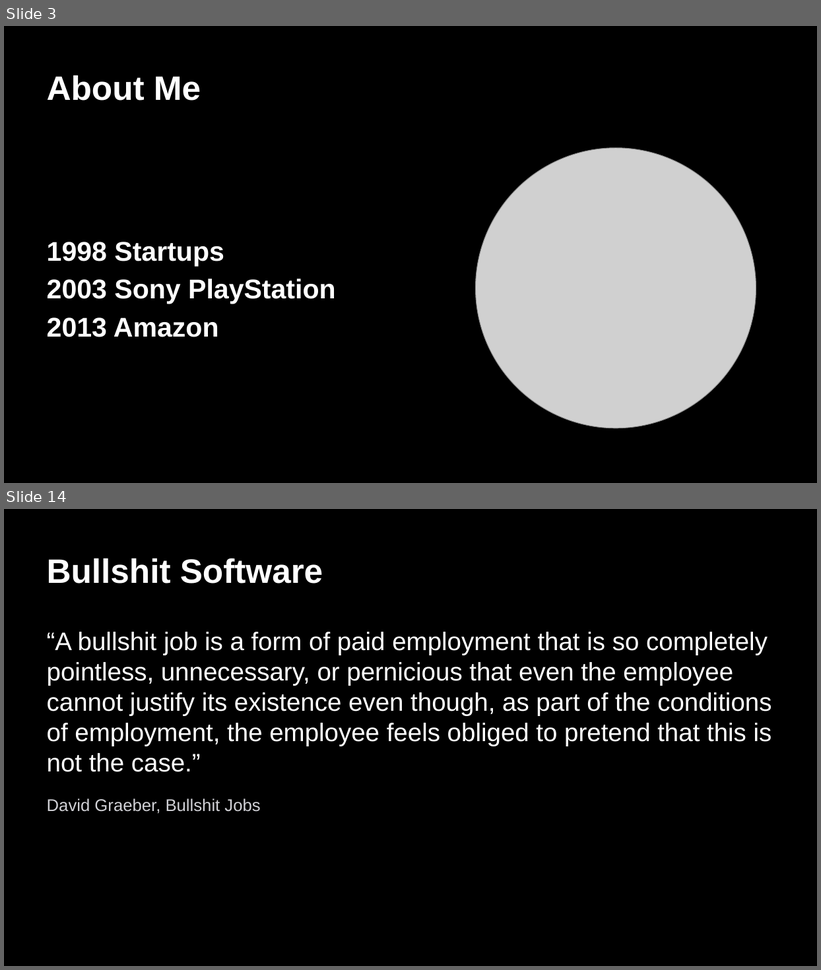
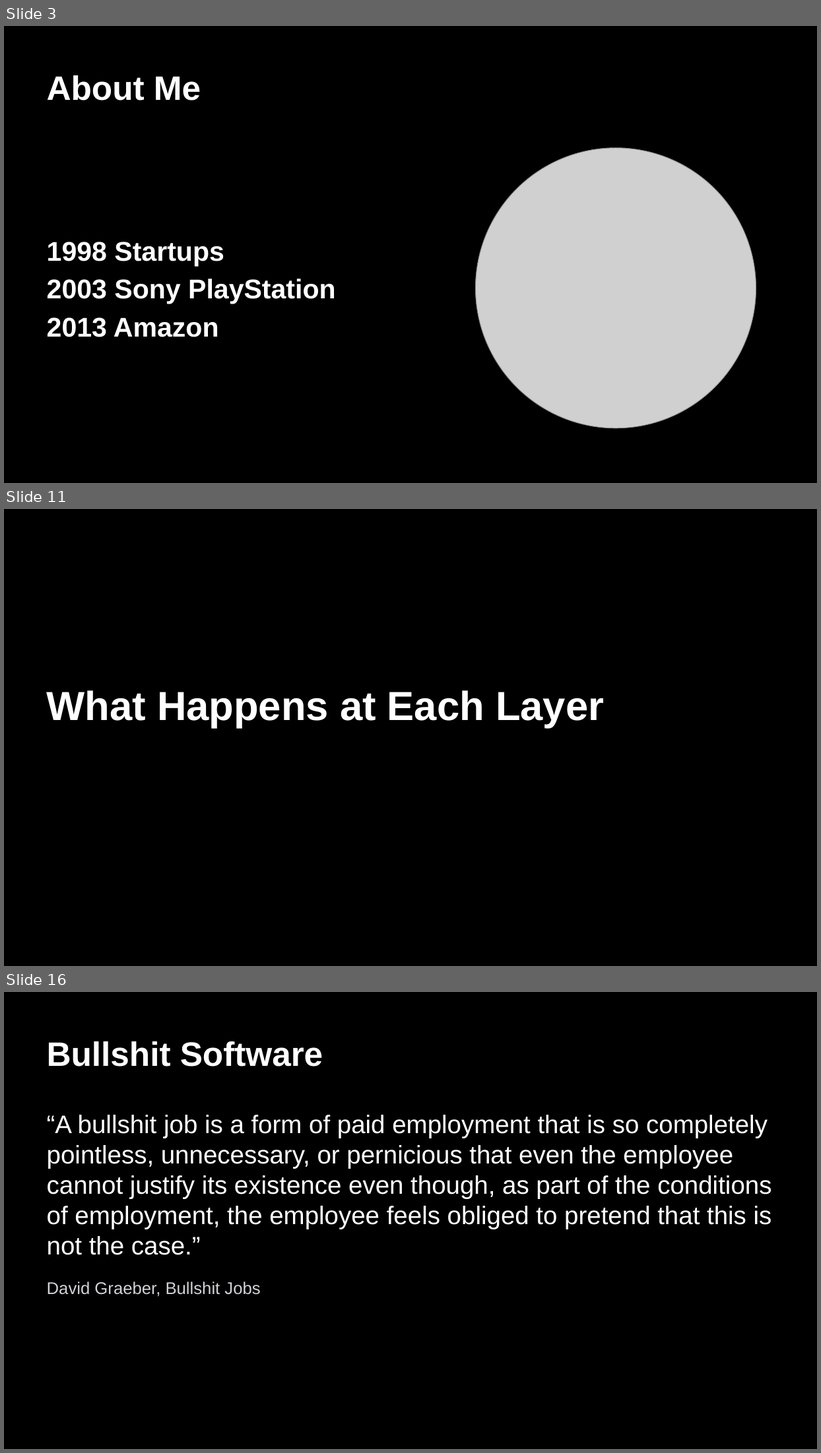
Before and after one commit to ivonnyssen/2026-0111, a slide deck: talk.pptx. Shown one above the other, each under a label of ours: slides 3 and 14 before the commit, slides 3, 11 and 16 after it; the slides between them are not shown. The pictures are 821x970 and 821x1453 pixels, drawn with LibreOffice and Linux fonts; fonts in the diff are those of the drawing; grey boxes stand for pictures. Boxes give left, top, right and bottom in pixels: in the first picture for what was removed or moved away, otherwise in the second. Text is boxed around its words. In the diff, an @@ line names an element or a change of style, - is before the commit and + after.

```diff
--- a/talk.pptx
+++ b/talk.pptx
@@ slide 11 added at (4, 509, 817, 966), background #000000 @@
@@ title added at (47, 691, 604, 728), 48 pt, text #FFFFFF, bold @@
+What Happens at Each Layer
@@ what was slide 14 is now slide 16 @@
```
Also in this commit, not shown: 9 slides changed, 7 other slides added, 6 slides removed, 9 other files.
